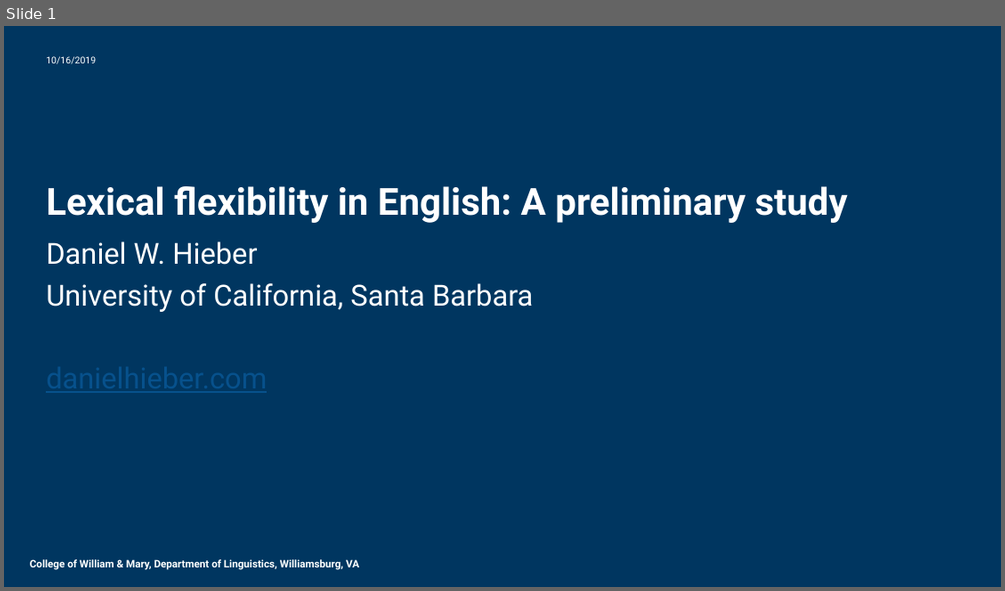
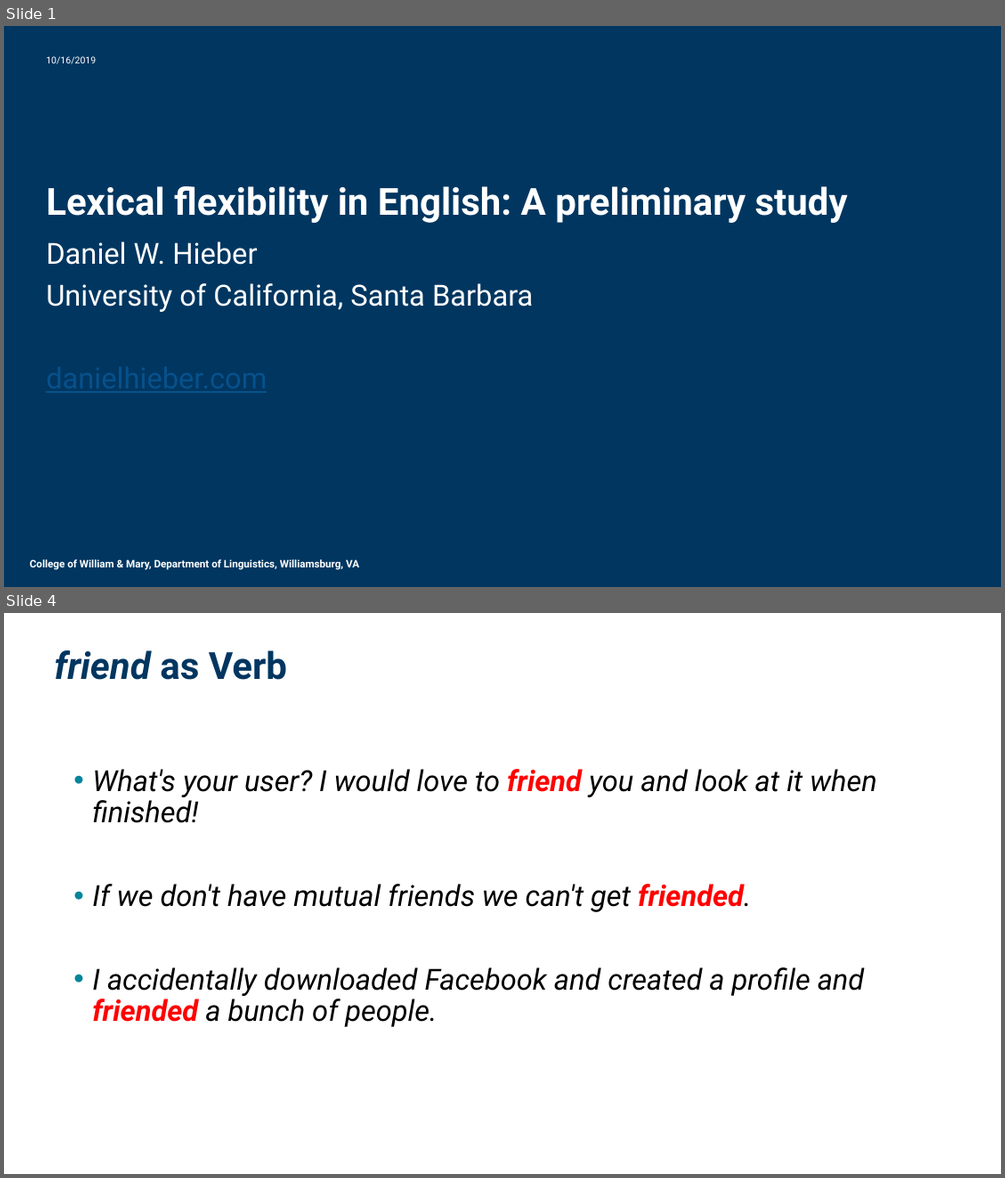
Before and after one commit to dwhieb/dissertation, a slide deck: presentations/Hieber. 2019. Lexical flexibility in English.pptx. Shown one above the other, each under a label of ours: slide 1 before the commit, slides 1 and 4 after it; the slides between them are not shown. The pictures are 1005x591 and 1005x1178 pixels, drawn with LibreOffice and Linux fonts; fonts in the diff are those of the drawing; background and template pictures are left out. Boxes give left, top, right and bottom in pixels: in the first picture for what was removed or moved away, otherwise in the second. Text is boxed around its words. In the diff, an @@ line names an element or a change of style, - is before the commit and + after.

Commit message:
W&M talk

```diff
--- a/presentations/Hieber. 2019. Lexical flexibility in English.pptx
+++ b/presentations/Hieber. 2019. Lexical flexibility in English.pptx
@@ slide 4 added at [4, 613, 1001, 1174], background #FFFFFF @@
@@ title added at [55, 650, 287, 680], 36 pt, text #003660, bold, italic @@
+friend as Verb
@@ text added at [92, 769, 876, 1027], 28 pt, text #000000, italic @@
+• What's your user? I would love to friend you and look at it when finished!
+• If we don't have mutual friends we can't get friended.
+• I accidentally downloaded Facebook and created a profile and friended a bunch of people.
```
Also in this commit, not shown: 51 other slides added, 1 slide removed, 1 other file.
